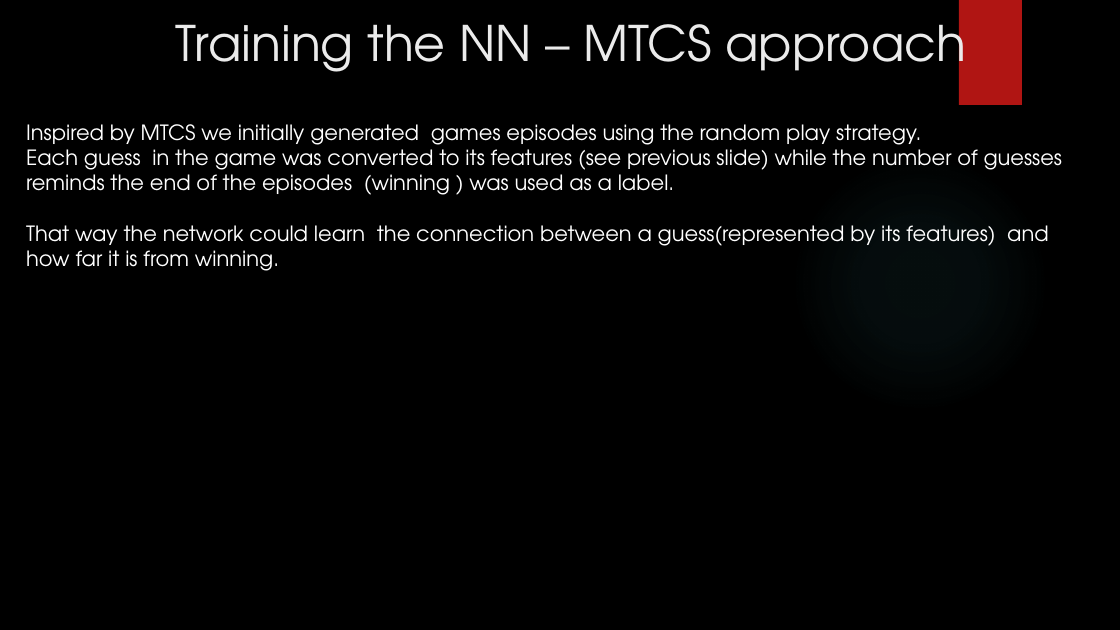
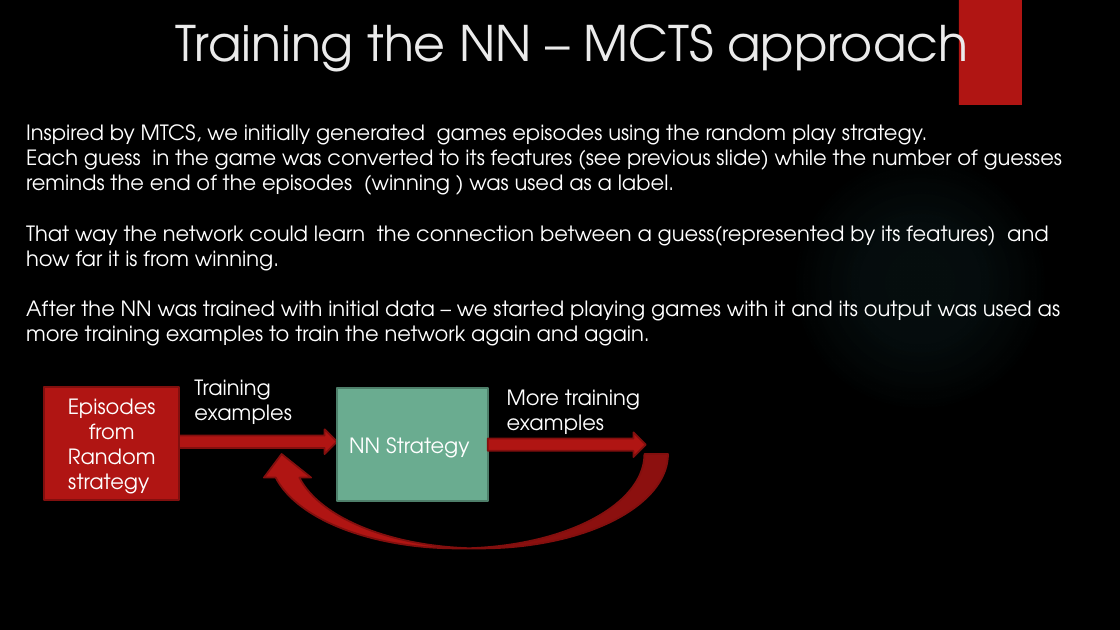
Before and after one commit to gilsh2/final_ai_project, a slide deck: slide 12 of ai_final_project_mastermind.pptx. Drawn at 1120x630 pixels with LibreOffice and Linux fonts; fonts in the diff are those of the drawing; background and template pictures are left out. Boxes give left, top, right and bottom in pixels: in the first picture for what was removed or moved away, otherwise in the second. Text is boxed around its words. In the diff, an @@ line names an element or a change of style, - is before the commit and + after.

Commit message:
add graph of random strategy

```diff
--- a/ai_final_project_mastermind.pptx
+++ b/ai_final_project_mastermind.pptx
@@ text at (176, 10, 968, 84): text changed @@
-Training the NN – MTCS approach
+Training the NN – MCTS approach
@@ text at (26, 124, 927, 150): text changed @@
-Inspired by MTCS we initially generated games episodes using the random play strategy.
+Inspired by MTCS, we initially generated games episodes using the random play strategy.
@@ text at (26, 300, 1060, 346): paragraph added @@
+After the NN was trained with initial data – we started playing games with it and its output was used as more training examples to train the network again and again.
@@ rectangle added at (45, 387, 179, 501), fill #B01513, outline #82100E 1.5 pt, 18 pt, text #FFFFFF @@
+Episodes from Random strategy
@@ text added at (194, 379, 292, 424), 18 pt, text #FFFFFF @@
+Training examples
@@ rectangle added at (337, 388, 488, 502), fill #6AAC90, outline #4E7F6B 1.5 pt, 18 pt, text #FFFFFF @@
+NN Strategy
@@ text added at (507, 389, 640, 440), 18 pt, text #FFFFFF @@
+More training examples
@@ right arrow added at (179, 429, 337, 454), fill #B01513, outline #82100E 1.5 pt @@
@@ right arrow added at (488, 433, 646, 457), fill #B01513, outline #82100E 1.5 pt @@
@@ curved left arrow added at (258, 455, 668, 549), fill #B01513, outline #82100E 1.5 pt @@
```
Also in this commit, not shown: 1 other file.
